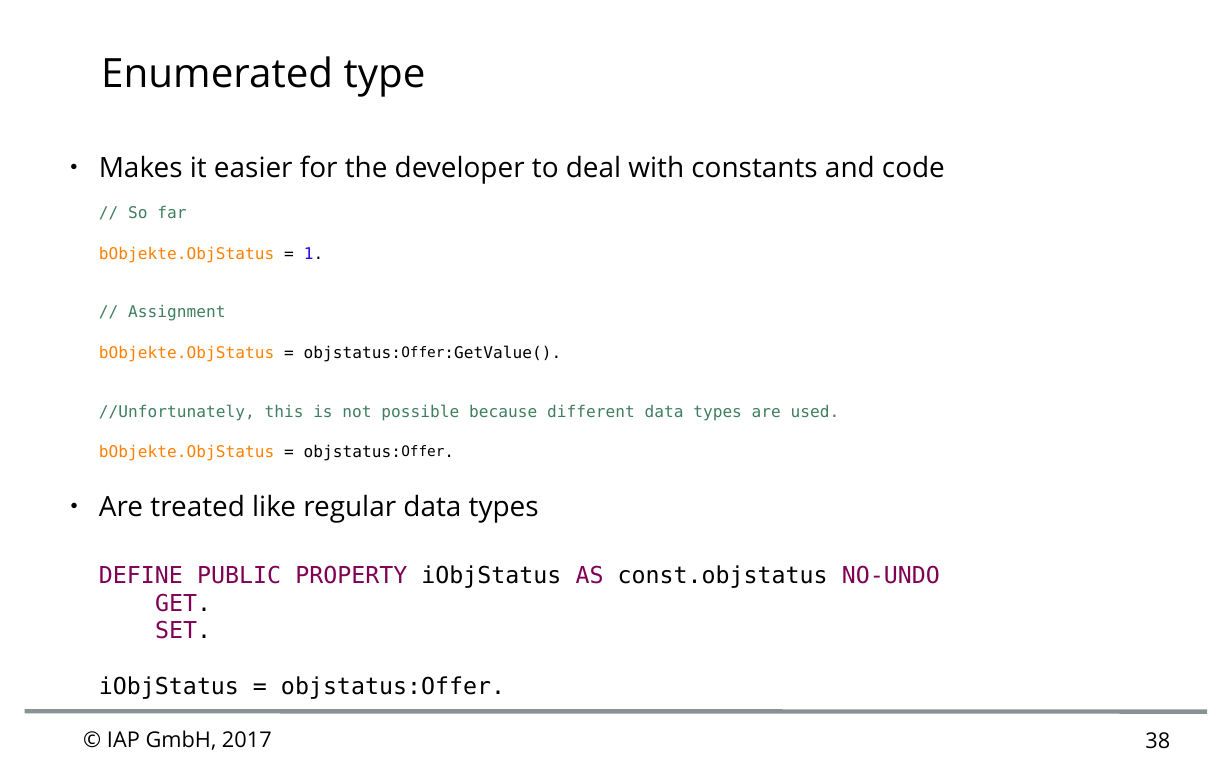
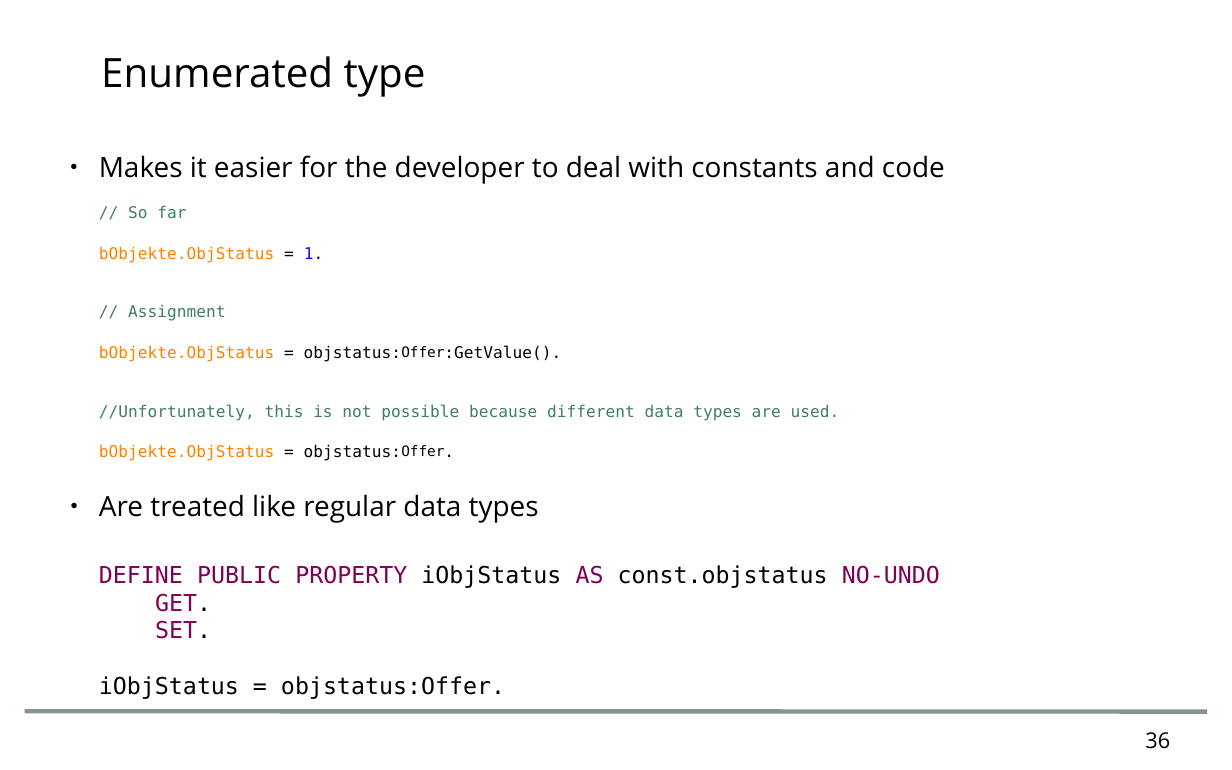
Before and after one commit to nik00iap/openedgeExcercises, a slide deck: slide 36 of doc/Advanced OO ABL_English.odp (slide 38 before the commit). Drawn at 1232x770 pixels with LibreOffice and Linux fonts; fonts in the diff are those of the drawing; background and template pictures are left out. Boxes give left, top, right and bottom in pixels: in the first picture for what was removed or moved away, otherwise in the second. Text is boxed around its words. In the diff, an @@ line names an element or a change of style, - is before the commit and + after.

```diff
--- a/doc/Advanced OO ABL_English.odp
+++ b/doc/Advanced OO ABL_English.odp
@@ text removed at [107, 730, 272, 750] @@
-© IAP GmbH, 2017
@@ page number at [1145, 732, 1170, 749]: text changed @@
-38
+36
```
Also in this commit, not shown: 67 other slides changed, 1 slide added, 3 slides removed, 3 other files.
